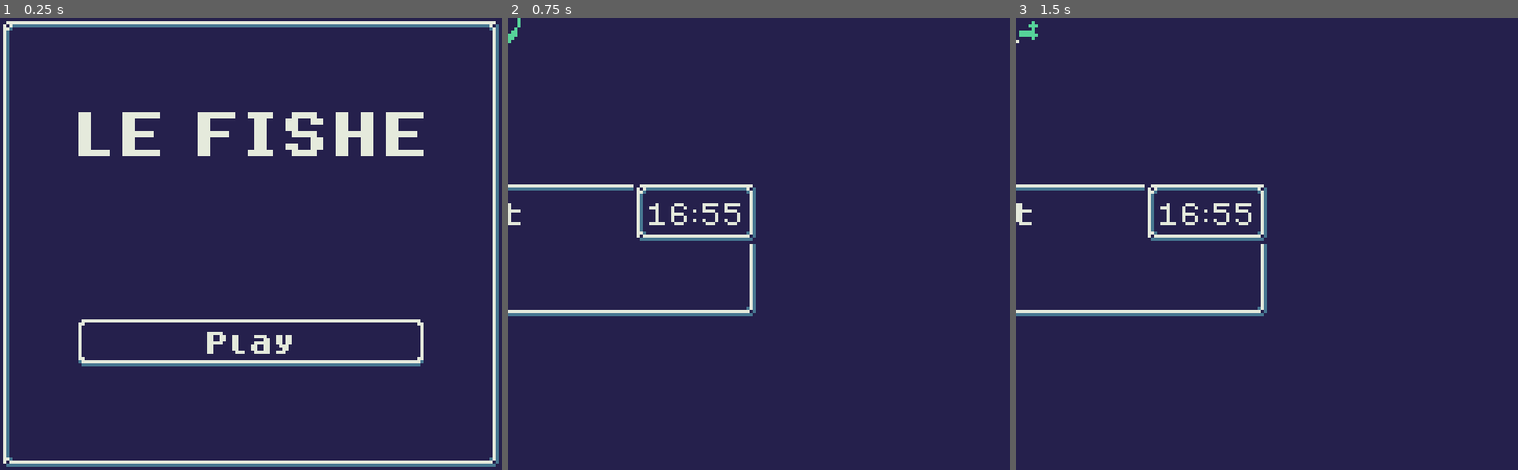
Above: before the commit, frames 1-3 (left to right).
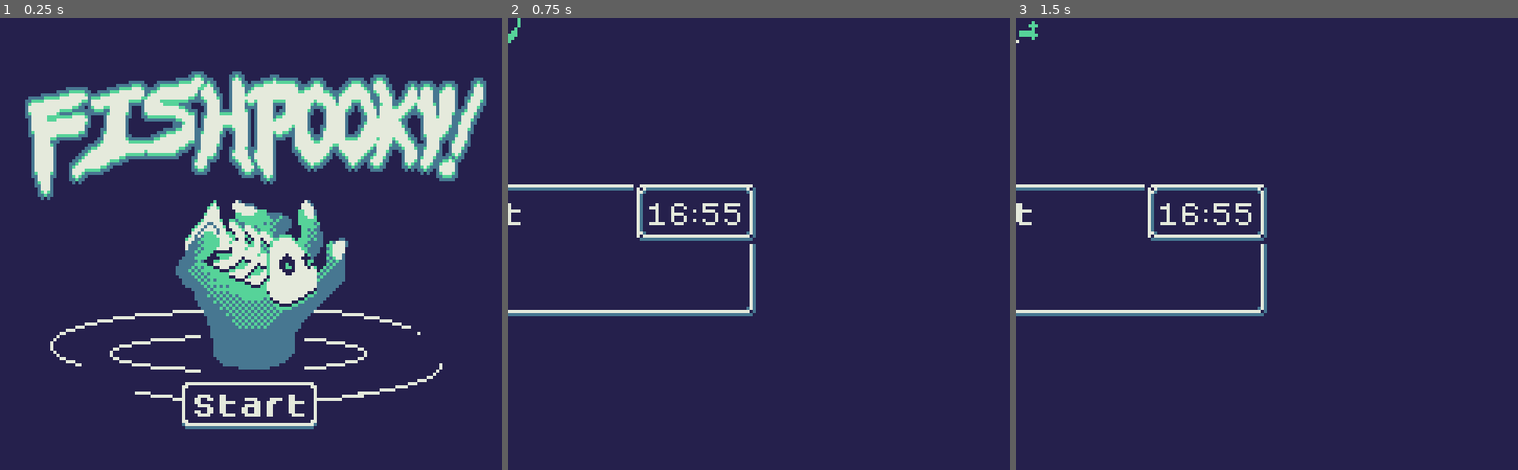
Above: after the commit, the same moments.

Repository: andrebariani/gbjam_12_spooky_fishing
Game: Godot game, scene res://scenes/ui/main_menu.tscn
The game is run twice, just before and just after one commit, with the same random seed, the same clock (stepped at 60 frames per second) and the same inputs.
Inputs:
- Up to frame 1 (0.25 s): no input
- Up to frame 2 (0.75 s): click "Play" (after the commit: "Start") at 0.5 s
- Up to frame 3 (1.5 s): tap Enter at 1.25 s; hold Right (right) from 1.28 s (still down); tap X (B) at 1.35 s

The runs differ from the first frame. In frame 1, 30% of the frame differs, in the area x 0-100%, y 0-100%; in frame 2, nothing differs; in frame 3, nothing differs.

Commit message:
Title screen e novos assests

Diff:
--- a/scenes/ui/main_menu.tscn
+++ b/scenes/ui/main_menu.tscn
@@ -1,9 +1,7 @@
-[gd_scene load_steps=14 format=3 uid="uid://b6fgxvt2hkjl1"]
+[gd_scene load_steps=12 format=3 uid="uid://b6fgxvt2hkjl1"]
 
-[ext_resource type="Texture2D" uid="uid://dyfiyehobeul1" path="res://assets/ui-border.png" id="1_c6b2g"]
 [ext_resource type="Script" path="res://scenes/ui/main_menu.gd" id="1_i55ut"]
-[ext_resource type="FontFile" uid="uid://cfdua1dcq34bg" path="res://assets/dogicapixelbold.otf" id="2_w3gf1"]
-[ext_resource type="Theme" uid="uid://5g30rxyaj341" path="res://scenes/ui/deafult_theme.tres" id="3_8dc0f"]
+[ext_resource type="Texture2D" uid="uid://biq2n03lj2mnf" path="res://assets/title.png" id="2_v0xp5"]
 [ext_resource type="Texture2D" uid="uid://d2o6sr0541rx0" path="res://assets/button_up.png" id="3_k2uwq"]
 [ext_resource type="Texture2D" uid="uid://b41ubi3p8d5wa" path="res://assets/button_down.png" id="4_o7g3w"]
 
@@ -55,48 +53,24 @@
 grow_vertical = 2
 script = ExtResource("1_i55ut")
 
-[node name="Background" type="NinePatchRect" parent="."]
+[node name="Background" type="TextureRect" parent="."]
 layout_mode = 1
 anchors_preset = 15
 anchor_right = 1.0
 anchor_bottom = 1.0
 grow_horizontal = 2
 grow_vertical = 2
-texture = ExtResource("1_c6b2g")
-patch_margin_left = 10
-patch_margin_top = 10
-patch_margin_right = 10
-patch_margin_bottom = 10
+texture = ExtResource("2_v0xp5")
 
-[node name="HFlowContainer" type="VFlowContainer" parent="Background"]
-layout_mode = 1
-anchors_preset = 13
-anchor_left = 0.5
-anchor_right = 0.5
-anchor_bottom = 1.0
-offset_left = -57.0
-offset_right = 57.0
-grow_horizontal = 2
-grow_vertical = 2
-theme_override_constants/v_separation = 50
-alignment = 1
-last_wrap_alignment = 2
-
-[node name="Label" type="Label" parent="Background/HFlowContainer"]
+[node name="Button" type="Button" parent="Background"]
 layout_mode = 2
-theme = ExtResource("3_8dc0f")
-theme_override_colors/font_color = Color(0.898039, 0.917647, 0.862745, 1)
-theme_override_fonts/font = ExtResource("2_w3gf1")
-theme_override_font_sizes/font_size = 16
-text = "LE FISHE"
-horizontal_alignment = 1
-vertical_alignment = 1
-
-[node name="Button" type="Button" parent="Background/HFlowContainer"]
-layout_mode = 2
+offset_left = 56.0
+offset_top = 114.0
+offset_right = 103.0
+offset_bottom = 133.0
 theme = SubResource("Theme_l3ygx")
 theme_override_font_sizes/font_size = 8
 shortcut = SubResource("Shortcut_tcinn")
-text = "Play"
+text = "Start"
 
-[connection signal="pressed" from="Background/HFlowContainer/Button" to="." method="_on_button_pressed"]
+[connection signal="pressed" from="Background/Button" to="." method="_on_button_pressed"]
Binary file added: assets/baits/gamelogo.png
Binary file added: assets/baits/shrimp.aseprite
Binary file added: assets/fish/eomelhorehquandovamosprabaleia.png
Binary file added: assets/gamelogo.png
Binary file added: assets/hand.aseprite
Binary file added: assets/title.png
Not shown, added: assets/title.png.import
